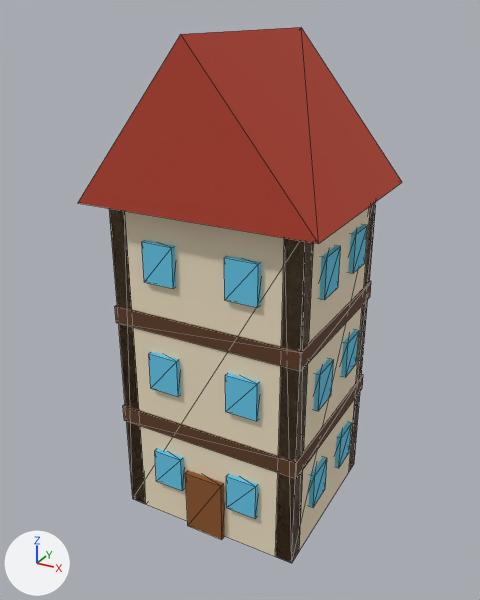
The glTF model assets/props/city_house_a.glb as it was, and as the next commit left it.
Both versions are drawn from a camera (50 mm lens) standing at (1.8, -3.39, 3.09) and looking at (-0.03, -0.05, 1.42). The lights are fixed; the arrows at lower left show +X, +Y and +Z. The picture after the commit comes second. Mesh edges are drawn as thin lines. Vertices at exactly the same position are counted once.

Objects in the first picture: 'beams'.
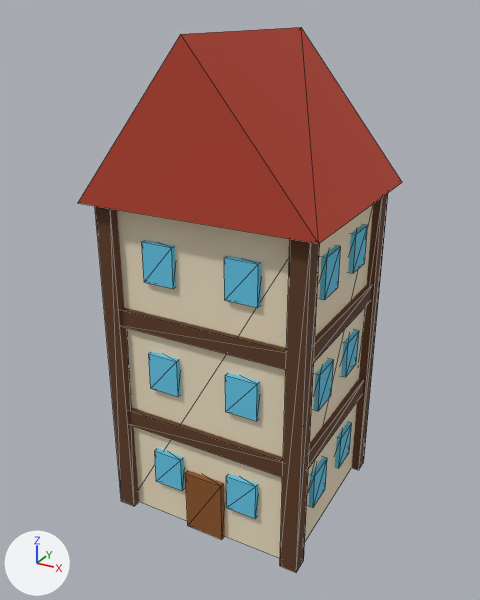
Changed parts and their boxes (x1, y1, x2, y2) in the pictures (480 x 600 px):
'beams', reshaped
    before: (78, 27, 402, 563)
    after: (78, 27, 402, 572)
part 1 of me_beams, added (brown)
    after: (129, 379, 364, 477)
part 2 of me_beams, added (brown)
    after: (121, 285, 372, 370)
part 3 of me_beams, added (brown)
    after: (95, 206, 139, 506)
part 4 of me_beams, added (brown)
    after: (280, 239, 320, 572)
part 5 of me_beams, added (brown)
    after: (352, 193, 388, 470)
part 6 of me_beams, deleted (brown)
    before: (123, 374, 363, 479)
part 7 of me_beams, deleted (brown)
    before: (115, 281, 371, 371)
part 8 of me_beams, deleted (mostly hidden)
    before: (109, 202, 376, 563)

Patch to the scene script:
```diff
--- a/assets/props/city_house_a.glb.py
+++ b/assets/props/city_house_a.glb.py
@@ me_beams @@
 # used by ob_beams; location = (0.0, 0.0, 0.0)
-me_beams.from_pydata(...)  # 158 vertices, 248 faces; spans x -0.72..0.72, y -0.67..0.67, z 0.0..2.98
+me_beams.from_pydata(...)  # 166 vertices, 248 faces; spans x -0.72..0.72, y -0.67..0.67, z 0.0..2.98
+# me_beams part 1: a new loose piece, a box spanning x -0.63..0.63, y -0.58..0.58, z 0.64..0.75, in mat_beam (brown #5e3a20)
+# me_beams part 2: a new loose piece, a box spanning x -0.63..0.63, y -0.58..0.58, z 1.35..1.46, in mat_beam (brown #5e3a20)
+# me_beams part 3: a new loose piece, a box spanning x -0.65..-0.55, y -0.61..-0.5, z 0.0..2.1, in mat_beam (brown #5e3a20)
+# me_beams part 4: a new loose piece, a box spanning x 0.55..0.65, y -0.61..-0.5, z 0.0..2.1, in mat_beam (brown #5e3a20)
+# me_beams part 5: a new loose piece, a box spanning x 0.55..0.65, y 0.5..0.61, z 0.0..2.1, in mat_beam (brown #5e3a20)
+# me_beams part 6: the loose piece of 8 vertices spanning x -0.61..0.61, y -0.56..0.56, z 0.64..0.75 is deleted
+# me_beams part 7: the loose piece of 8 vertices spanning x -0.61..0.61, y -0.56..0.56, z 1.35..1.46 is deleted
+# me_beams part 8
+# 24 vertices are removed from x -0.6..0.6, y -0.55..0.55, z 0.0..2.1
+# 48 faces are deleted
+# other edits to the shape of me_beams do not show in these pictures
 me_beams.materials.append(mat_beam)
```
